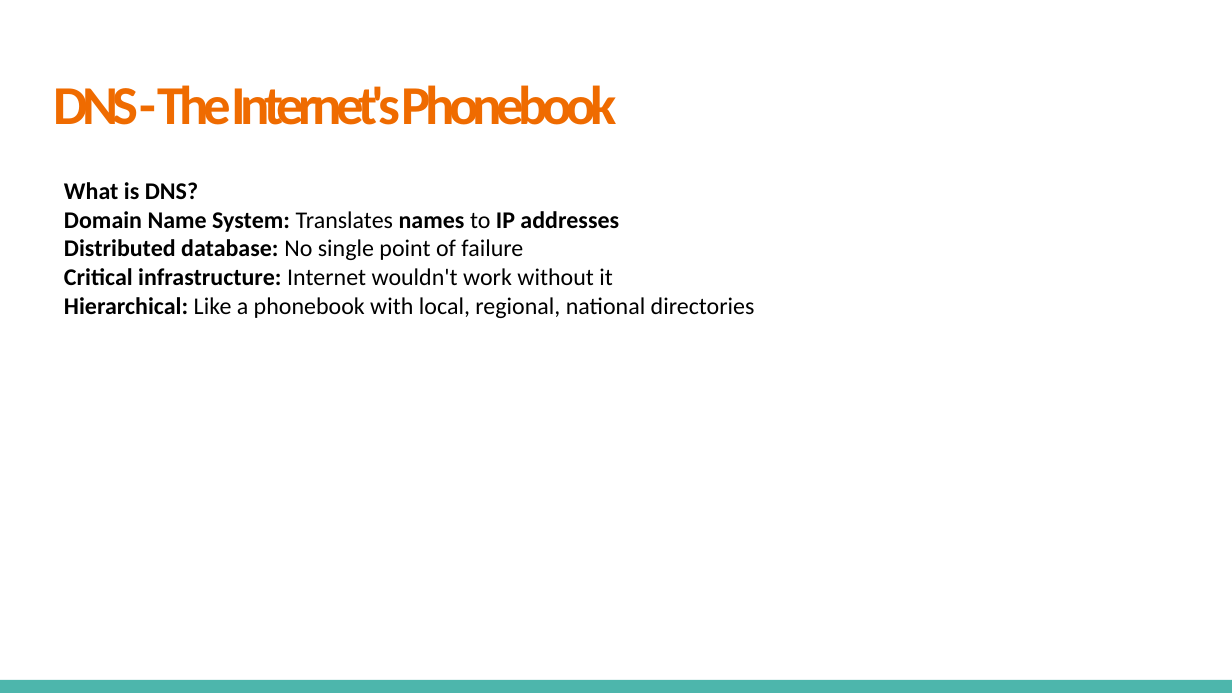
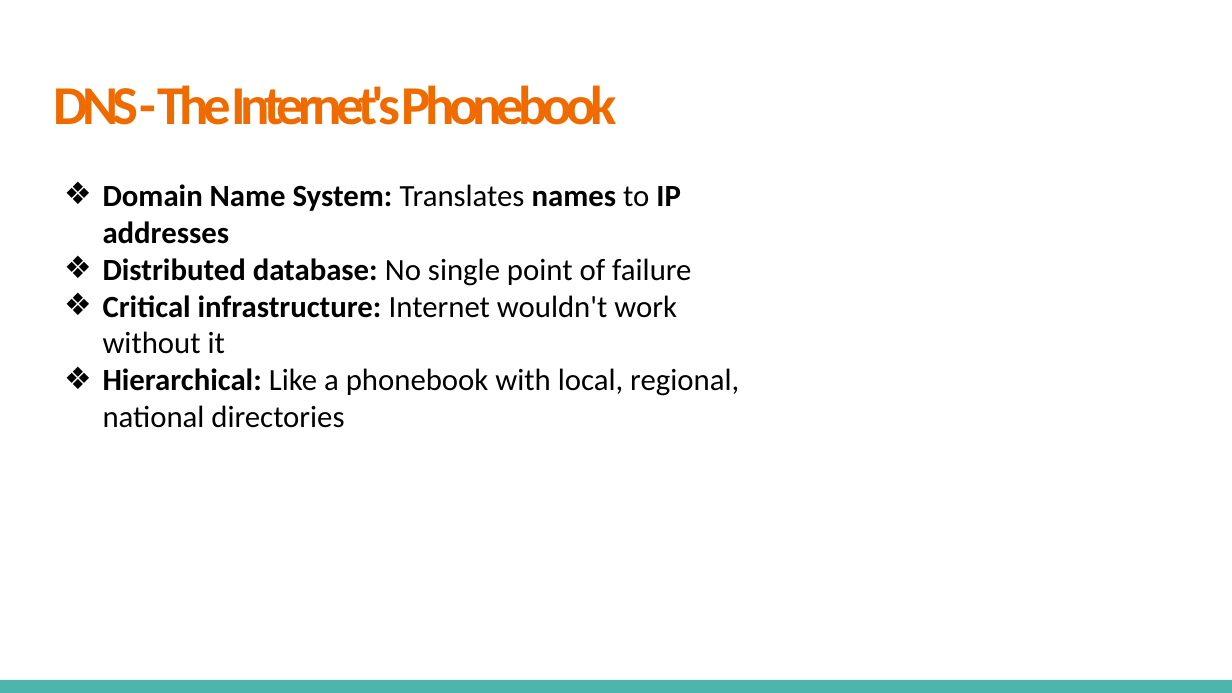
Before and after one commit to VikashChauhan51/system-design, a slide deck: slide 8 of High Level System Design/Fundamentals/4. Communication Networks and Protocols/Communication Networks & Protocols.pptx (slide 5 before the commit). Drawn at 1232x693 pixels with LibreOffice and Linux fonts; fonts in the diff are those of the drawing. Boxes give left, top, right and bottom in pixels: in the first picture for what was removed or moved away, otherwise in the second. Text is boxed around its words. In the diff, an @@ line names an element or a change of style, - is before the commit and + after.

```diff
--- a/High Level System Design/Fundamentals/4. Communication Networks and Protocols/Communication Networks & Protocols.pptx
+++ b/High Level System Design/Fundamentals/4. Communication Networks and Protocols/Communication Networks & Protocols.pptx
@@ text "Domain Name System: Translates names ..." at [103,184,739,428]: size 14 to 18 pt; bullet none to ❖ @@
@@ text at [64,182,198,199]: paragraph removed @@
-What is DNS?
```
Also in this commit, not shown: 4 other slides changed, 24 slides added, 1 slide removed.
